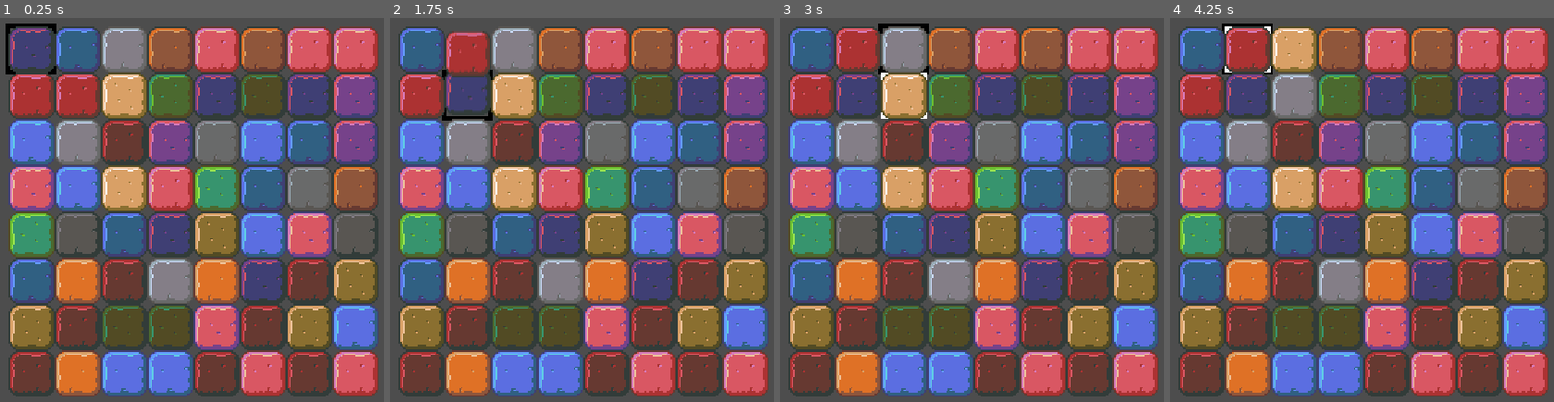
Above: before the commit, frames 1-4 (left to right).
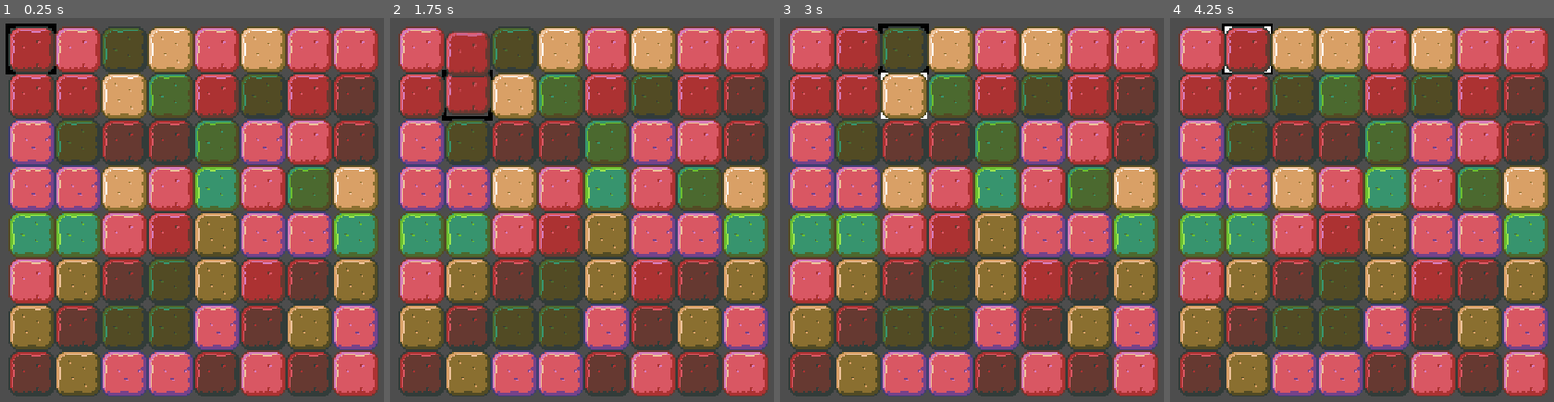
Above: after the commit, the same moments.

Repository: Mirror83/match-3
Game: Godot game, scene res://scenes/Board.tscn
The game is run twice, just before and just after one commit, with the same random seed, the same clock (stepped at 60 frames per second) and the same inputs. The project has no main scene, so this scene is started directly.
Inputs:
- Up to frame 1 (0.25 s): no input
- Up to frame 2 (1.75 s): tap Enter (accept) at 0.5, 0.6, 1.25, 1.55 s; hold Right (right) 0.53-1.28 s; tap M (calculate_matches) at 0.8, 1.35 s; hold Down (down) from 1.28 s (still down)
- Up to frame 3 (3 s): release Down (down) at 2.03 s; hold Right (right) 2.03-2.78 s; tap Enter (accept) at 2.1, 2.75 s; tap M (calculate_matches) at 2.3, 2.85 s; hold Up (up) from 2.78 s (still down)
- Up to frame 4 (4.25 s): tap Enter (accept) at 3.05, 3.6 s; release Up (up) at 3.53 s; hold Left (left) from 3.53 s (still down); tap M (calculate_matches) at 3.8 s

The runs differ from the first frame. In frame 1, 43% of the frame differs, in the area x 2-99%, y 2-99%; in frame 2, 43%; in frame 3, 43%; in frame 4, 43%.

Commit message:
Added vertical and horizontal match-checking

Diff:
--- a/scenes/Board.gd
+++ b/scenes/Board.gd
@@ -29,6 +29,10 @@
 	_focus_on_tile(Vector2i(0, 0))
 
 func _process(_delta):
+	if Input.is_action_just_pressed("calculate_matches"):
+		var matches = calculate_matches(board)
+		print(matches)
+
 	_manage_tile_focus()
 	_manage_tile_selection()
 
@@ -66,7 +70,9 @@
 	for i in range(BOARD_SIZE):
 		var row = [];
 		for j in range(BOARD_SIZE):
-			current_tile.set_frame_coords(tile_coords[randi() % COLORS][0])
+			current_tile.color = randi() % (COLORS / 2)
+			current_tile.variant = 0
+			current_tile.set_frame_coords(tile_coords[current_tile.color][current_tile.variant])
 			current_tile.position = Vector2(tile_position.x, tile_position.y)
 			add_child(current_tile)
 
@@ -136,7 +142,8 @@
 		if (selected_tile_index == null):
 			_select_tile(focused_tile_index)
 		else:
-			if _can_swap(): _swap_tiles()
+			if _can_swap():
+				_swap_tiles()
 
 func _can_swap():
 	var horizontally_adjacent = abs(selected_tile_index.y - focused_tile_index.y) == 1
@@ -167,5 +174,64 @@
 			_set_tile(focused_tile_index, selected_tile)
 
 			selected_tile_index = null
+			var matches = calculate_matches(board);
+			print(matches)
 			queue_redraw()
 	)
+
+func calculate_matches(array: Array[Array]) -> Array[Array]:
+	var all_matches: Array[Array] = [];
+
+	# Horizontal matches
+	for row in range(BOARD_SIZE):
+		var consecutive_matches = 0
+		var current_color = null;
+		var matches = [];
+
+		for col in range(BOARD_SIZE):
+			var tile_color = array[row][col].color
+			if current_color == null:
+				current_color = tile_color
+				consecutive_matches += 1
+			elif current_color == tile_color:
+				consecutive_matches += 1
+			else:
+				consecutive_matches = 1
+				current_color = tile_color
+
+			if consecutive_matches == 3:
+				for i in range(consecutive_matches):
+					matches.append(Vector2i(row, col - i))
+
+			if consecutive_matches > 3:
+				matches.append(Vector2i(row, col))
+
+		all_matches.append(matches)
+
+	# Vertical matches
+	for row in range(BOARD_SIZE):
+		var consecutive_matches = 0
+		var current_color = null;
+		var matches = [];
+
+		for col in range(BOARD_SIZE):
+			var tile_color = array[col][row].color
+			if current_color == null:
+				current_color = tile_color
+				consecutive_matches += 1
+			elif current_color == tile_color:
+				consecutive_matches += 1
+			else:
+				consecutive_matches = 1
+				current_color = tile_color
+
+			if consecutive_matches == 3:
+				for i in range(consecutive_matches):
+					matches.append(Vector2i(col - i, row))
+
+			if consecutive_matches > 3:
+				matches.append(Vector2i(col, row))
+
+		all_matches.append(matches)
+
+	return all_matches
